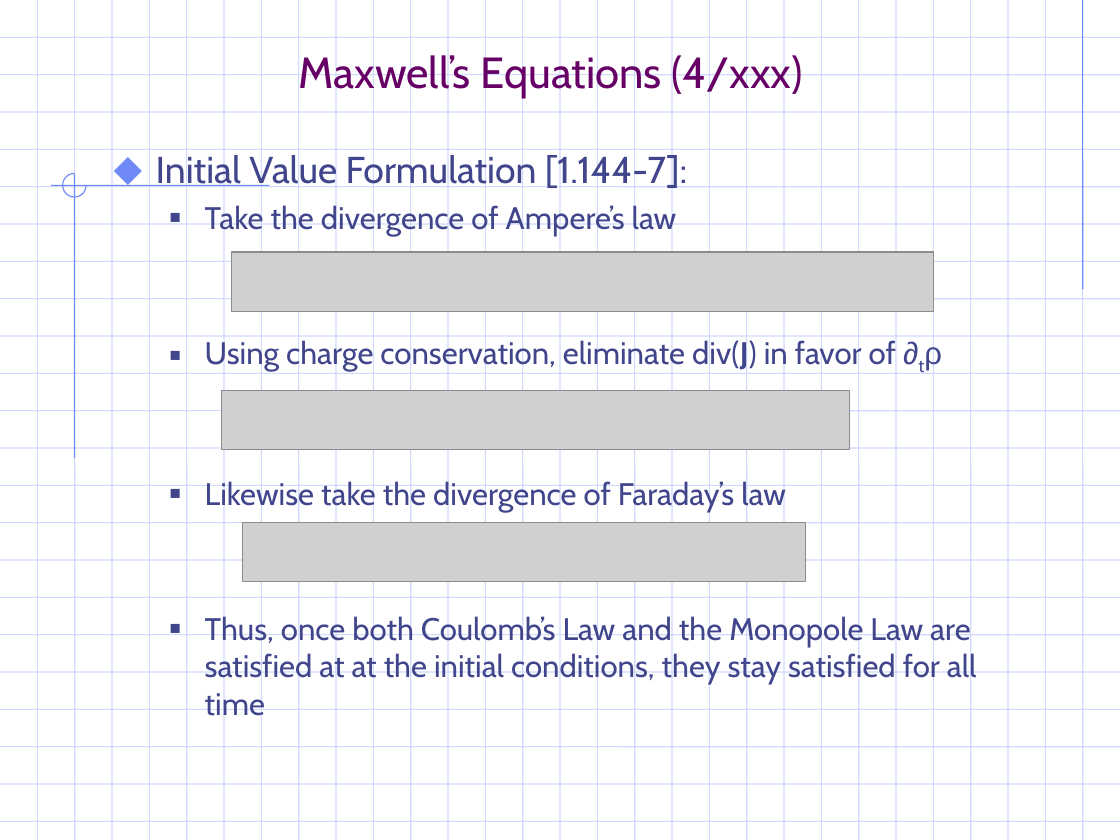
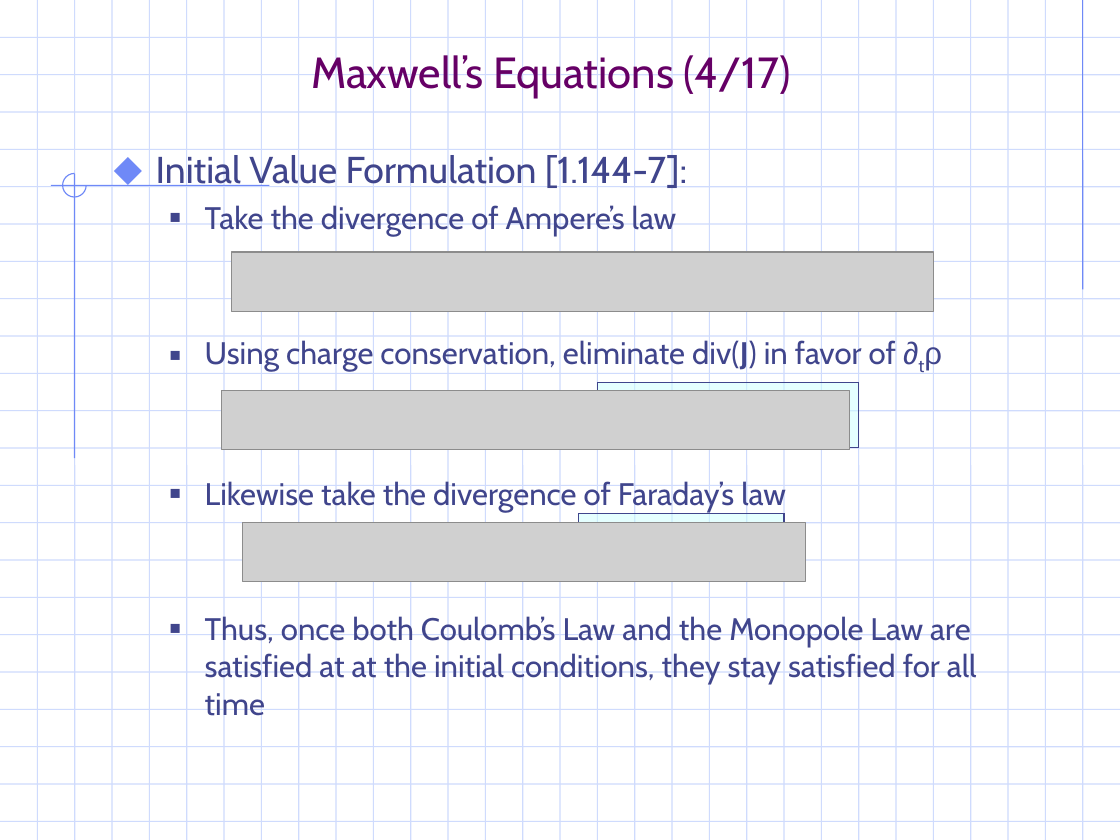
Before and after one commit to gravmath/Projects, a slide deck: slide 7 of PowerPoint/EM_notes.ppt. Drawn at 1120x840 pixels with LibreOffice and Linux fonts; fonts in the diff are those of the drawing; grey boxes stand for pictures; background and template pictures are left out. Boxes give left, top, right and bottom in pixels: in the first picture for what was removed or moved away, otherwise in the second. Text is boxed around its words. In the diff, an @@ line names an element or a change of style, - is before the commit and + after.

```diff
--- a/PowerPoint/EM_notes.ppt
+++ b/PowerPoint/EM_notes.ppt
@@ title at <box>311,51,790,98</box>: text changed @@
-Maxwell’s Equations (4/xxx)
+Maxwell’s Equations (4/17)
@@ rectangle added at <box>597,383,858,448</box>, fill #CCFFFF at 50% opacity, outline #40458C 0.74 pt @@
@@ rectangle added at <box>579,513,784,578</box>, fill #CCFFFF at 50% opacity, outline #40458C 0.74 pt @@
```
Also in this commit, not shown: 8 other slides changed, 11 slides added, 10 slides removed, 1 other file.
